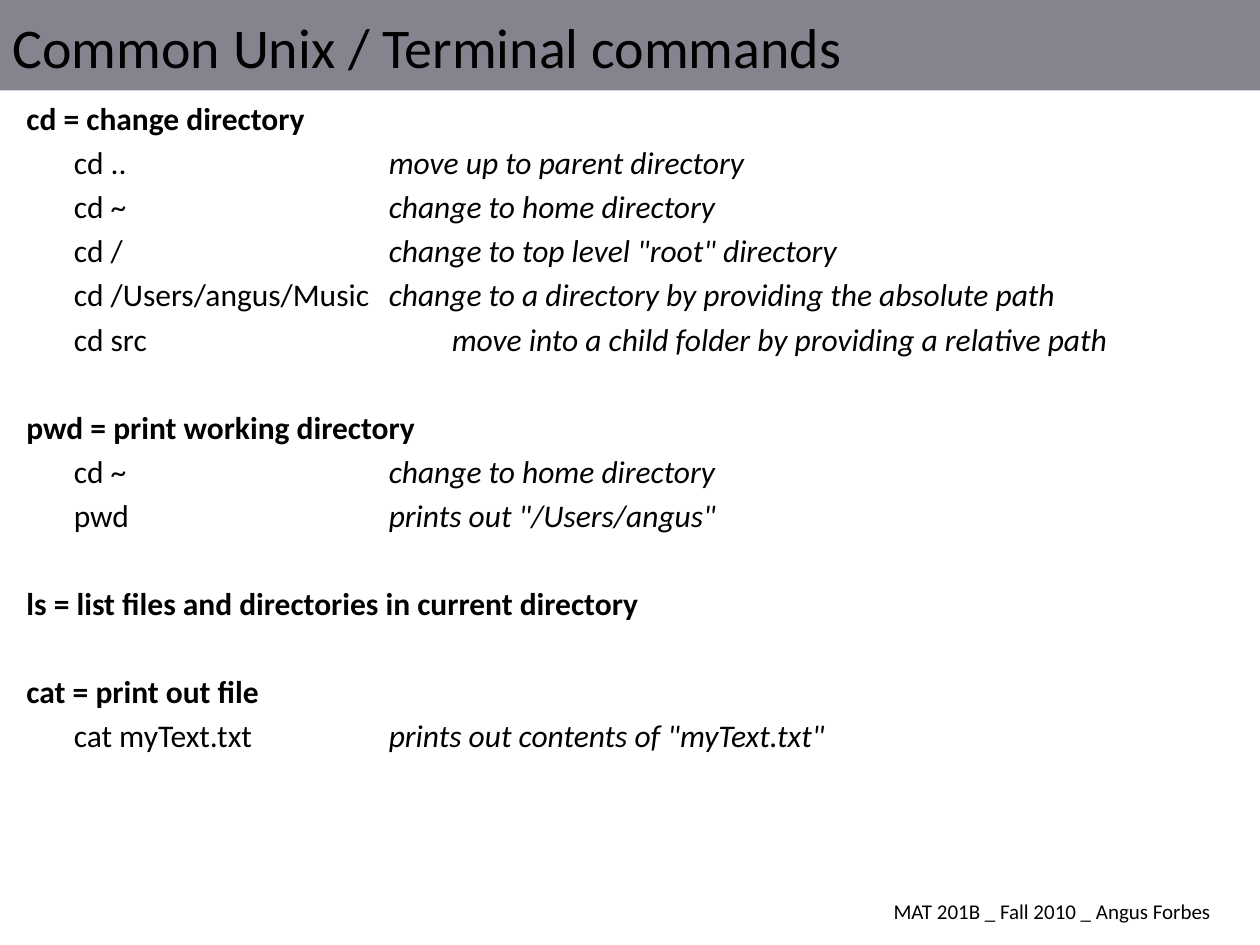
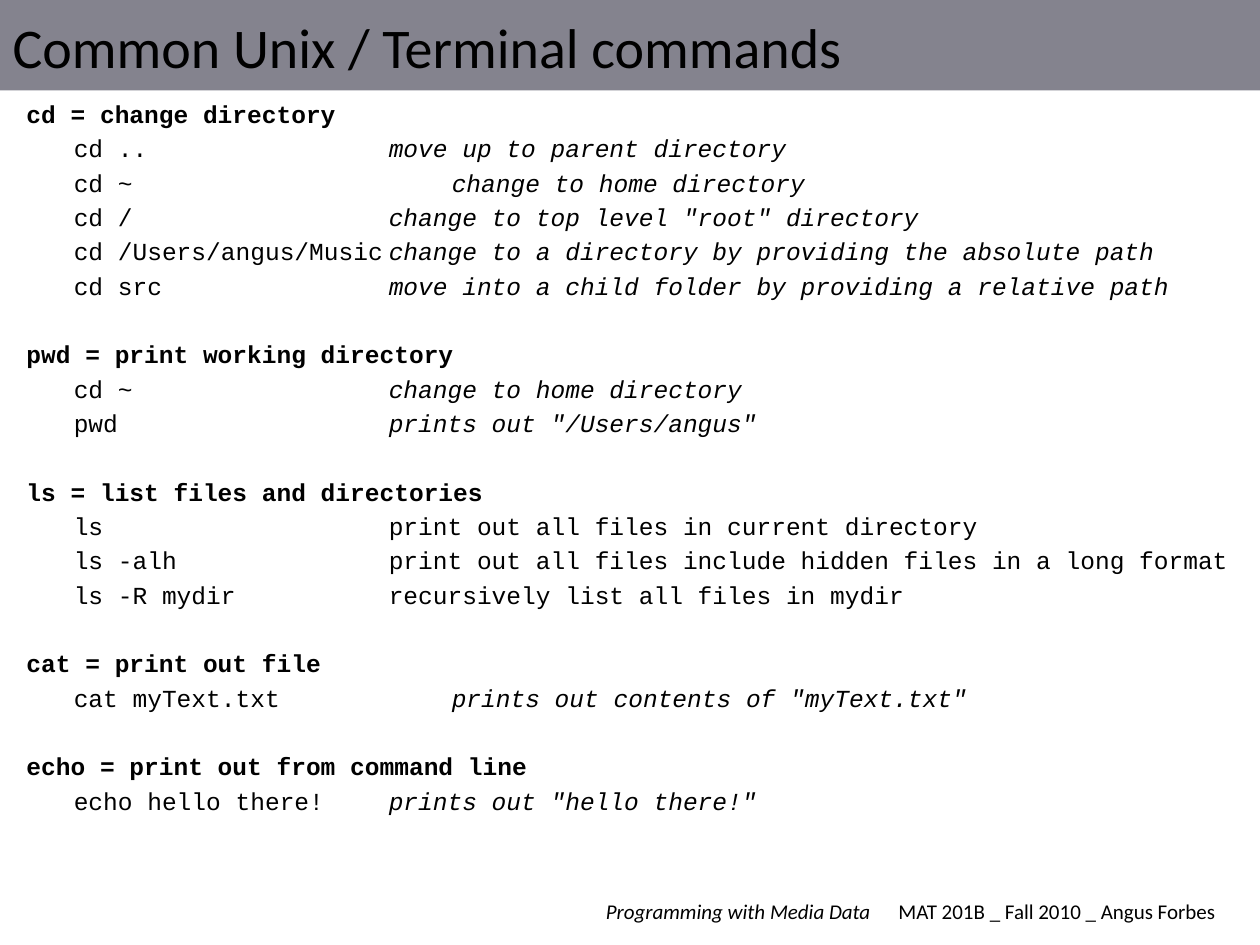
Before and after one commit to angusforbes/mat201b, a slide deck: slide 5 of slides/week1_thurs.pptx (slide 3 before the commit). Drawn at 1260x945 pixels with LibreOffice and Linux fonts; fonts in the diff are those of the drawing. Boxes give left, top, right and bottom in pixels: in the first picture for what was removed or moved away, otherwise in the second. Text is boxed around its words. In the diff, an @@ line names an element or a change of style, - is before the commit and + after.

```diff
--- a/slides/week1_thurs.pptx
+++ b/slides/week1_thurs.pptx
@@ text at [26, 105, 1169, 712]: size 18 to 14 pt, font Calibri to Courier New in "cd = change directory", "cd .. move up to parent directory", "cd ~ change to home directory", "cd / change to top level "root" ..." and 7 more places @@
@@ text at [26, 483, 1227, 609]: text changed; size 18 to 14 pt; font Calibri to Courier New; bold off @@
-ls = list files and directories in current directory
+ls = list files and directories
+ls print out all files in current directory
+ls -alh print out all files include hidden files in a long format
+ls -R mydir recursively list all files in mydir
@@ text at [26, 757, 757, 815]: paragraphs added @@
+echo = print out from command line
+echo hello there! prints out "hello there!"
@@ text "MAT 201B _ Fall 2010 ...": place and size @@
-text "MAT 201B _ Fall 2010 ..." at [894, 904, 1210, 923]
+text "MAT 201B _ Fall 2010 ..." at [898, 904, 1215, 923]
@@ text added at [606, 904, 870, 923], 12 pt, text #000000, italic @@
+Programming with Media Data
```
Also in this commit, not shown: 5 other slides changed, 10 slides added, 1 other file.
